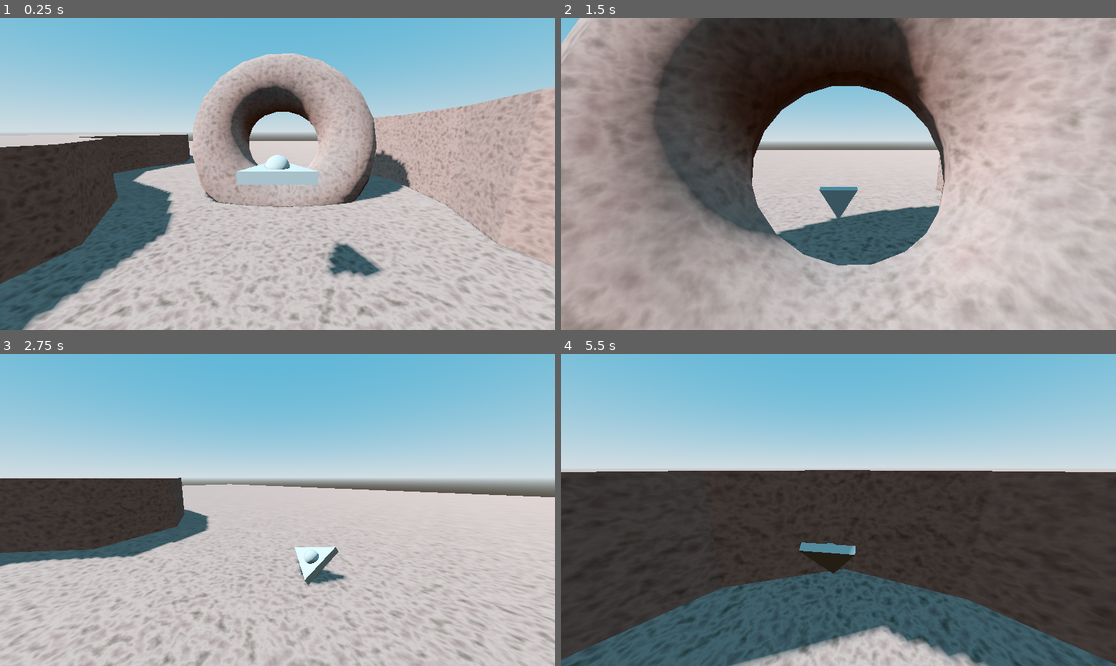
Above: before the commit, frames 1-4 (two rows, left to right).
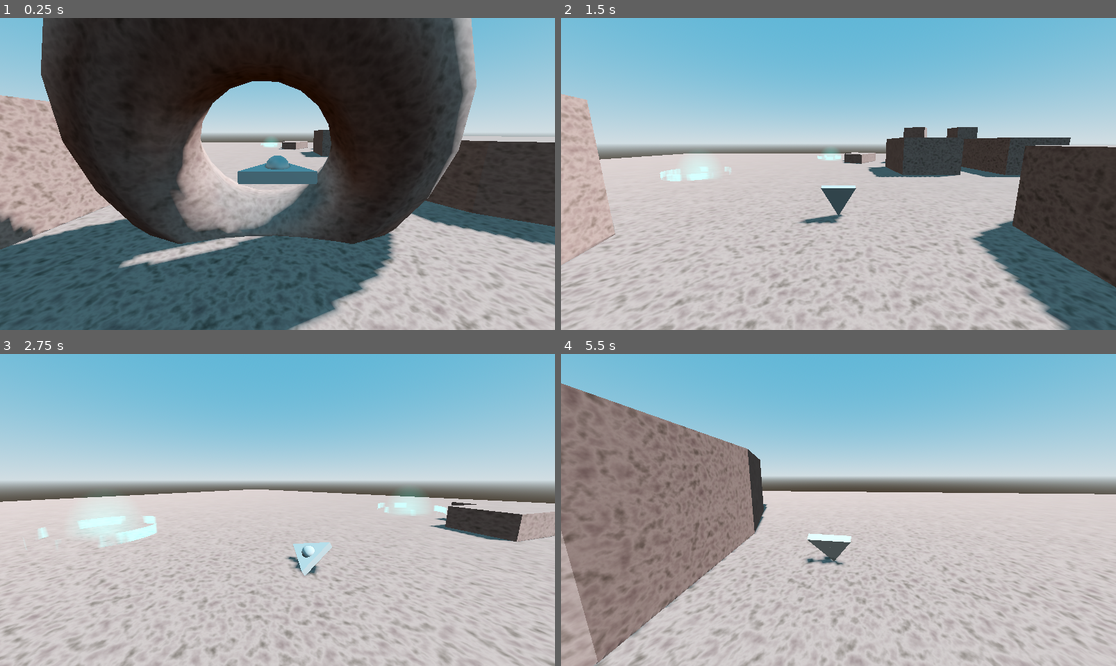
Above: after the commit, the same moments.

Repository: aXu-AP/Plain-Parcels
Game: Godot game, scene res://world.tscn
The game is run twice, just before and just after one commit, with the same random seed, the same clock (stepped at 60 frames per second) and the same inputs.
Inputs:
- Up to frame 1 (0.25 s): no input
- Up to frame 2 (1.5 s): hold Shift (boost, bound only after the commit) 0.53-1.28 s; hold W (turn_up) from 0.53 s (still down); tap Shift (boost, bound only after the commit) at 1.35 s
- Up to frame 3 (2.75 s): release W (turn_up) at 2.03 s; hold A (turn_left) from 2.03 s (still down); hold Shift (boost, bound only after the commit) from 2.03 s (still down)
- Up to frame 4 (5.5 s): release Shift (boost, bound only after the commit) at 2.78 s; tap Shift (boost, bound only after the commit) at 2.85, 4.35 s; release A (turn_left) at 3.53 s; hold Ctrl (brake, bound only after the commit) 3.53-4.28 s; hold Shift (boost, bound only after the commit) 3.53-4.28 s; hold D (turn_right) 4.28-5.03 s; hold W (turn_up) from 5.03 s (still down); hold Shift (boost, bound only after the commit) from 5.03 s (still down)

The runs differ from the first frame. In frame 1, 76% of the frame differs, in the area x 0-100%, y 0-100%; in frame 2, 75%; in frame 3, 19%; in frame 4, 66%.

Commit message:
Add quest system

Diff:
--- a/actors/player/player.tscn
+++ b/actors/player/player.tscn
@@ -11,6 +11,7 @@
 points = PackedVector3Array(0, 1.5, 0.25, 1.5, -1.5, 0.25, 0, 1.5, -0.25, -1.5, -1.5, 0.25, 1.5, -1.5, -0.25, -1.5, -1.5, -0.25)
 
 [node name="Player" type="CharacterBody3D" unique_id=1603607484]
+collision_layer = 2
 motion_mode = 1
 script = ExtResource("1_nvxhs")
 
--- /dev/null
+++ b/actors/quest_point/quest_point.gd
@@ -0,0 +1,45 @@
+class_name QuestPoint
+extends Area3D
+
+## Quest that starts when touching this quest point.
+@export var quest_to_start: Quest
+## Quest that this quest point belongs to.
+## If not empty, the quest point will be disabled until the quest has started.
+@export var quest_to_goal: Quest
+
+
+func _ready() -> void:
+	if quest_to_start != null:
+		quest_to_start.ended.connect(on_quest_to_start_ended)
+	if quest_to_goal != null:
+		quest_to_goal.started.connect(on_quest_started)
+		quest_to_goal.ended.connect(on_quest_to_goal_ended)
+		if quest_to_goal not in QuestManager.active_quests:
+			visible = false
+
+
+func on_quest_started() -> void:
+	visible = true
+
+
+func on_quest_to_start_ended(finished: bool) -> void:
+	if !finished:
+		visible = true
+
+
+func on_quest_to_goal_ended(finished: bool) -> void:
+	visible = false
+
+
+func interact() -> void:
+	if not visible:
+		return
+	if quest_to_start != null:
+		QuestManager.start_quest(quest_to_start)
+		print("Quest started: %s!" % quest_to_start.name)
+	if quest_to_goal != null:
+		quest_to_goal.goals_left -= 1
+		if quest_to_goal.goals_left == 0:
+			QuestManager.end_quest(quest_to_goal, true)
+			print("Quest finished: %s!" % quest_to_goal.name)
+	visible = false
--- /dev/null
+++ b/actors/quest_point/quest_point.tscn
@@ -0,0 +1,83 @@
+[gd_scene format=3 uid="uid://kxjnuco5kcko"]
+
+[ext_resource type="Script" uid="uid://ctt3yhvq6vaj8" path="res://actors/quest_point/quest_point.gd" id="1_lsniv"]
+
+[sub_resource type="SphereShape3D" id="SphereShape3D_qptmr"]
+
+[sub_resource type="QuadMesh" id="QuadMesh_e8e0c"]
+
+[sub_resource type="Gradient" id="Gradient_j67tr"]
+colors = PackedColorArray(0, 0.24, 0.228, 1, 0, 0, 0, 1)
+
+[sub_resource type="GradientTexture2D" id="GradientTexture2D_er5hj"]
+gradient = SubResource("Gradient_j67tr")
+fill = 1
+fill_from = Vector2(0.5, 0.5)
+fill_to = Vector2(0.5, 0)
+
+[sub_resource type="StandardMaterial3D" id="StandardMaterial3D_eqvcb"]
+blend_mode = 1
+depth_draw_mode = 2
+shading_mode = 0
+albedo_texture = SubResource("GradientTexture2D_er5hj")
+billboard_mode = 1
+billboard_keep_scale = true
+proximity_fade_enabled = true
+proximity_fade_distance = 5.0
+distance_fade_mode = 1
+distance_fade_max_distance = 5.0
+
+[sub_resource type="CylinderMesh" id="CylinderMesh_7pym1"]
+height = 0.1
+cap_top = false
+cap_bottom = false
+
+[sub_resource type="Gradient" id="Gradient_m7dn2"]
+offsets = PackedFloat32Array(0, 0.4770355, 0.6816284)
+colors = PackedColorArray(0, 0, 0, 1, 3.3912586e-09, 0.017749684, 0.01763362, 1, 7.219613e-08, 0.37787107, 0.3754002, 1)
+
+[sub_resource type="FastNoiseLite" id="FastNoiseLite_fcvun"]
+noise_type = 2
+frequency = 0.0149
+
+[sub_resource type="NoiseTexture2D" id="NoiseTexture2D_iywyb"]
+noise = SubResource("FastNoiseLite_fcvun")
+color_ramp = SubResource("Gradient_m7dn2")
+seamless = true
+
+[sub_resource type="StandardMaterial3D" id="StandardMaterial3D_8yqlp"]
+blend_mode = 1
+cull_mode = 2
+shading_mode = 0
+albedo_texture = SubResource("NoiseTexture2D_iywyb")
+uv1_scale = Vector3(1, 0.01, 1)
+distance_fade_mode = 1
+distance_fade_max_distance = 1.0
+
+[sub_resource type="GDScript" id="GDScript_8643t"]
+script/source = "extends MeshInstance3D
+
+func _process(delta: float) -> void:
+	var mat: StandardMaterial3D = get_active_material(0)
+	mat.uv1_offset.y += delta * .3
+"
+
+[node name="QuestPoint" type="Area3D" unique_id=1895422752]
+transform = Transform3D(10, 0, 0, 0, 10, 0, 0, 0, 10, 0, 0, 0)
+collision_layer = 4
+collision_mask = 2
+script = ExtResource("1_lsniv")
+
+[node name="CollisionShape3D" type="CollisionShape3D" parent="." unique_id=227234301]
+shape = SubResource("SphereShape3D_qptmr")
+
+[node name="MeshInstance3D" type="MeshInstance3D" parent="." unique_id=1191988690]
+mesh = SubResource("QuadMesh_e8e0c")
+surface_material_override/0 = SubResource("StandardMaterial3D_eqvcb")
+
+[node name="MeshInstance3D2" type="MeshInstance3D" parent="." unique_id=1008679329]
+mesh = SubResource("CylinderMesh_7pym1")
+surface_material_override/0 = SubResource("StandardMaterial3D_8yqlp")
+script = SubResource("GDScript_8643t")
+
+[connection signal="body_entered" from="." to="." method="interact" unbinds=1]
--- /dev/null
+++ b/globals/quest_manager.gd
@@ -0,0 +1,32 @@
+extends Node
+
+signal quest_started(quest_name: String)
+signal quest_ended(quest_name: String, finished: bool)
+
+
+var active_quests: Array[String] = []
+
+
+func start_quest(quest: Quest) -> bool:
+	if quest.status != Quest.Status.AVAILABLE:
+		return false
+
+	quest.status = Quest.Status.ACTIVE
+	quest.goals_left = quest.goals
+	quest.started.emit()
+	quest_started.emit(quest)
+	if quest.time_limit > 0:
+		get_tree().create_timer(quest.time_limit, false).timeout.connect(end_quest.bind(quest, false))
+	return true
+
+
+func end_quest(quest: Quest, finished: bool) -> bool:
+	if quest.status != Quest.Status.ACTIVE:
+		return false
+	if finished:
+		quest.status = Quest.Status.COMPLETED
+	else:
+		quest.status = Quest.Status.AVAILABLE
+	quest.ended.emit(finished)
+	quest_ended.emit(quest, finished)
+	return true
--- /dev/null
+++ b/misc/quest.gd
@@ -0,0 +1,21 @@
+class_name Quest
+extends Resource
+
+signal started
+signal ended(finished: bool)
+
+enum Status {
+	LOCKED,
+	AVAILABLE,
+	ACTIVE,
+	COMPLETED,
+}
+
+@export var name: String
+@export var goals: int = 1
+@export var time_limit: int = 0
+@export_group("Multipart", "multi_part")
+@export var continuation: Quest
+@export var status := Status.AVAILABLE
+
+var goals_left: int
--- a/project.godot
+++ b/project.godot
@@ -18,6 +18,10 @@
 run/main_scene="uid://7b2px7k842e6"
 config/features=PackedStringArray("4.6", "GL Compatibility")
 config/icon="res://icon.svg"
+
+[autoload]
+
+QuestManager="*uid://ro8jre3a4urx"
 
 [input]
 
@@ -45,6 +49,24 @@
 , Object(InputEventJoypadMotion,"resource_local_to_scene":false,"resource_name":"","device":-1,"axis":0,"axis_value":1.0,"script":null)
 ]
 }
+boost={
+"deadzone": 0.2,
+"events": [Object(InputEventKey,"resource_local_to_scene":false,"resource_name":"","device":-1,"window_id":0,"alt_pressed":false,"shift_pressed":false,"ctrl_pressed":false,"meta_pressed":false,"pressed":false,"keycode":0,"physical_keycode":4194325,"key_label":0,"unicode":0,"location":0,"echo":false,"script":null)
+, Object(InputEventJoypadMotion,"resource_local_to_scene":false,"resource_name":"","device":-1,"axis":5,"axis_value":1.0,"script":null)
+]
+}
+brake={
+"deadzone": 0.2,
+"events": [Object(InputEventKey,"resource_local_to_scene":false,"resource_name":"","device":-1,"window_id":0,"alt_pressed":false,"shift_pressed":false,"ctrl_pressed":false,"meta_pressed":false,"pressed":false,"keycode":0,"physical_keycode":4194326,"key_label":0,"unicode":0,"location":0,"echo":false,"script":null)
+, Object(InputEventJoypadMotion,"resource_local_to_scene":false,"resource_name":"","device":-1,"axis":4,"axis_value":1.0,"script":null)
+]
+}
+
+[layer_names]
+
+3d_physics/layer_1="world"
+3d_physics/layer_2="player"
+3d_physics/layer_3="interactable"
 
 [physics]
 
--- a/world.tscn
+++ b/world.tscn
@@ -2,6 +2,8 @@
 
 [ext_resource type="PackedScene" uid="uid://c863v0os4j2pm" path="res://actors/player/player.tscn" id="1_f3sb7"]
 [ext_resource type="Script" uid="uid://sqxm2w3xub73" path="res://actors/player/player_camera.gd" id="2_fj7yv"]
+[ext_resource type="PackedScene" uid="uid://kxjnuco5kcko" path="res://actors/quest_point/quest_point.tscn" id="3_tlwt5"]
+[ext_resource type="Script" uid="uid://b1fj4r4p7fhj5" path="res://misc/quest.gd" id="4_aqk2v"]
 
 [sub_resource type="ProceduralSkyMaterial" id="ProceduralSkyMaterial_f3sb7"]
 sky_top_color = Color(0.27634427, 0.5678373, 0.72307163, 1)
@@ -35,6 +37,31 @@
 uv1_scale = Vector3(0.1, 0.1, 0.1)
 uv1_triplanar = true
 
+[sub_resource type="Resource" id="Resource_036b0"]
+script = ExtResource("4_aqk2v")
+name = "Test Quest"
+time_limit = 5
+metadata/_custom_type_script = "uid://b1fj4r4p7fhj5"
+
+[sub_resource type="Resource" id="Resource_aqk2v"]
+script = ExtResource("4_aqk2v")
+name = "Series Test 2"
+time_limit = 3
+metadata/_custom_type_script = "uid://b1fj4r4p7fhj5"
+
+[sub_resource type="Resource" id="Resource_dwbse"]
+script = ExtResource("4_aqk2v")
+name = "Series Test 1"
+continuation = SubResource("Resource_aqk2v")
+metadata/_custom_type_script = "uid://b1fj4r4p7fhj5"
+
+[sub_resource type="Resource" id="Resource_pkg7o"]
+script = ExtResource("4_aqk2v")
+name = "Multigoal Quest"
+goals = 3
+time_limit = 30
+metadata/_custom_type_script = "uid://b1fj4r4p7fhj5"
+
 [node name="Node3D" type="Node3D" unique_id=1664355870]
 
 [node name="WorldEnvironment" type="WorldEnvironment" parent="." unique_id=1570561041]
@@ -46,12 +73,12 @@
 directional_shadow_max_distance = 500.0
 
 [node name="Player" parent="." unique_id=1603607484 instance=ExtResource("1_f3sb7")]
-transform = Transform3D(1, 0, 0, 0, 1, 0, 0, 0, 1, 27.015568, 6.055277, 18.826435)
+transform = Transform3D(-1, 0, 8.742278e-08, 0, 1, 0, -8.742278e-08, 0, -1, 27.015568, 6.055277, -7.8141003)
 max_height = 18.0
 max_height_soft = 10.0
 
 [node name="Camera3D" type="Camera3D" parent="." unique_id=1020584864 node_paths=PackedStringArray("target")]
-transform = Transform3D(1, 0, 0, 0, 1, 0, 0, 0, 1, 27.015568, 7.4097605, 22.790798)
+transform = Transform3D(-1, 0, 8.742278e-08, 0, 1, 0, -8.742278e-08, 0, -1, 27.016, 8, -12.140488)
 fov = 80.0
 script = ExtResource("2_fj7yv")
 target = NodePath("../Player")
@@ -86,3 +113,68 @@
 radius = 1.875
 height = 28.094116
 sides = 12
+
+[node name="CSGBox3D2" type="CSGBox3D" parent="CSGCombiner3D" unique_id=1351497479]
+transform = Transform3D(1, 0, 0, 0, 1, 0, 0, 0, 1, -14.795415, 4.203632, 51.812927)
+size = Vector3(12.436462, 8.380737, 14.492676)
+
+[node name="CSGBox3D3" type="CSGBox3D" parent="CSGCombiner3D" unique_id=2023924195]
+transform = Transform3D(1, 0, 0, 0, 1, 0, 0, 0, 1, 7.127653, 4.203632, 51.94762)
+size = Vector3(12.436462, 8.380737, 14.492676)
+
+[node name="CSGBox3D8" type="CSGBox3D" parent="CSGCombiner3D" unique_id=415197509]
+transform = Transform3D(0.6247386, 0, -0.780834, 0, 1, 0, 0.780834, 0, 0.6247386, -15.79862, 3.1797976, 88.31375)
+size = Vector3(12.436462, 6.333069, 14.492676)
+
+[node name="CSGBox3D4" type="CSGBox3D" parent="CSGCombiner3D" unique_id=1768246325]
+transform = Transform3D(1, 0, 0, 0, 1, 0, 0, 0, 1, -17.547775, 6.328769, 74.24028)
+size = Vector3(6.7934265, 12.631012, 6.369751)
+
+[node name="CSGBox3D5" type="CSGBox3D" parent="CSGCombiner3D" unique_id=1165358644]
+transform = Transform3D(0.8438694, 0, -0.5365487, 0, 1, 0, 0.5365487, 0, 0.8438694, -0.8871875, 6.328769, 74.24028)
+size = Vector3(6.7934265, 12.631012, 6.369751)
+
+[node name="CSGBox3D6" type="CSGBox3D" parent="CSGCombiner3D" unique_id=159856323]
+transform = Transform3D(0.8438694, 0, -0.5365487, 0, 1, 0, 0.5365487, 0, 0.8438694, 20.400116, 1.762733, 71.75538)
+size = Vector3(6.7934265, 3.4989395, 6.369751)
+
+[node name="CSGBox3D7" type="CSGBox3D" parent="CSGCombiner3D" unique_id=634240096]
+transform = Transform3D(0.8438694, 0, -0.5365487, 0, 1, 0, 0.5365487, 0, 0.8438694, 18.478863, 1.762733, 77.85161)
+size = Vector3(10.021591, 3.4989395, 6.369751)
+
+[node name="QuestPoint" parent="." unique_id=1895422752 instance=ExtResource("3_tlwt5")]
+transform = Transform3D(10, 0, 0, 0, 10, 0, 0, 0, 10, 29.922827, 2.0653539, 76.03464)
+quest_to_start = SubResource("Resource_036b0")
+
+[node name="QuestPoint3" parent="." unique_id=546510407 instance=ExtResource("3_tlwt5")]
+transform = Transform3D(10, 0, 0, 0, 10, 0, 0, 0, 10, 51.67518, 2.0653539, 37.94866)
+quest_to_start = SubResource("Resource_dwbse")
+
+[node name="QuestPoint6" parent="." unique_id=994692261 instance=ExtResource("3_tlwt5")]
+transform = Transform3D(10, 0, 0, 0, 10, 0, 0, 0, 10, -66.17058, 2.0653577, 54.950066)
+quest_to_start = SubResource("Resource_pkg7o")
+
+[node name="QuestPoint7" parent="." unique_id=42907753 instance=ExtResource("3_tlwt5")]
+transform = Transform3D(10, 0, 0, 0, 10, 0, 0, 0, 10, -14.970242, 9.927936, 51.844807)
+quest_to_goal = SubResource("Resource_pkg7o")
+
+[node name="QuestPoint8" parent="." unique_id=1948985364 instance=ExtResource("3_tlwt5")]
+transform = Transform3D(10, 0, 0, 0, 10, 0, 0, 0, 10, 7.307045, 9.612321, 51.99424)
+quest_to_goal = SubResource("Resource_pkg7o")
+
+[node name="QuestPoint9" parent="." unique_id=1060353130 instance=ExtResource("3_tlwt5")]
+transform = Transform3D(10, 0, 0, 0, 10, 0, 0, 0, 10, -15.803764, 8.530126, 88.43503)
+quest_to_goal = SubResource("Resource_pkg7o")
+
+[node name="QuestPoint4" parent="." unique_id=980856128 instance=ExtResource("3_tlwt5")]
+transform = Transform3D(10, 0, 0, 0, 10, 0, 0, 0, 10, 35.37605, 2.0653539, 33.78234)
+quest_to_start = SubResource("Resource_aqk2v")
+quest_to_goal = SubResource("Resource_dwbse")
+
+[node name="QuestPoint5" parent="." unique_id=1420992607 instance=ExtResource("3_tlwt5")]
+transform = Transform3D(10, 0, 0, 0, 10, 0, 0, 0, 10, 13.634125, 2.0653539, 36.947426)
+quest_to_goal = SubResource("Resource_aqk2v")
+
+[node name="QuestPoint2" parent="." unique_id=890679865 instance=ExtResource("3_tlwt5")]
+transform = Transform3D(10, 0, 0, 0, 10, 0, 0, 0, 10, -11.172083, 8.196376, 2.5635986)
+quest_to_goal = SubResource("Resource_036b0")
Not shown, added: actors/quest_point/quest_point.gd.uid
Not shown, added: globals/quest_manager.gd.uid
Not shown, added: misc/quest.gd.uid
